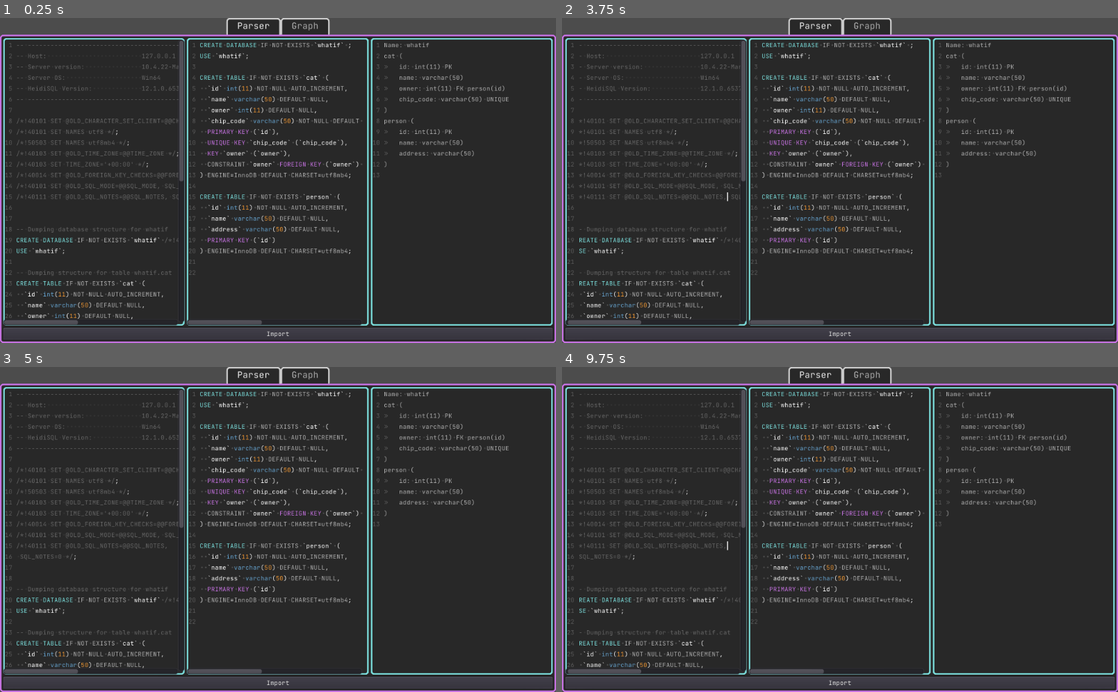
Above: before the commit, frames 1-4 (two rows, left to right).
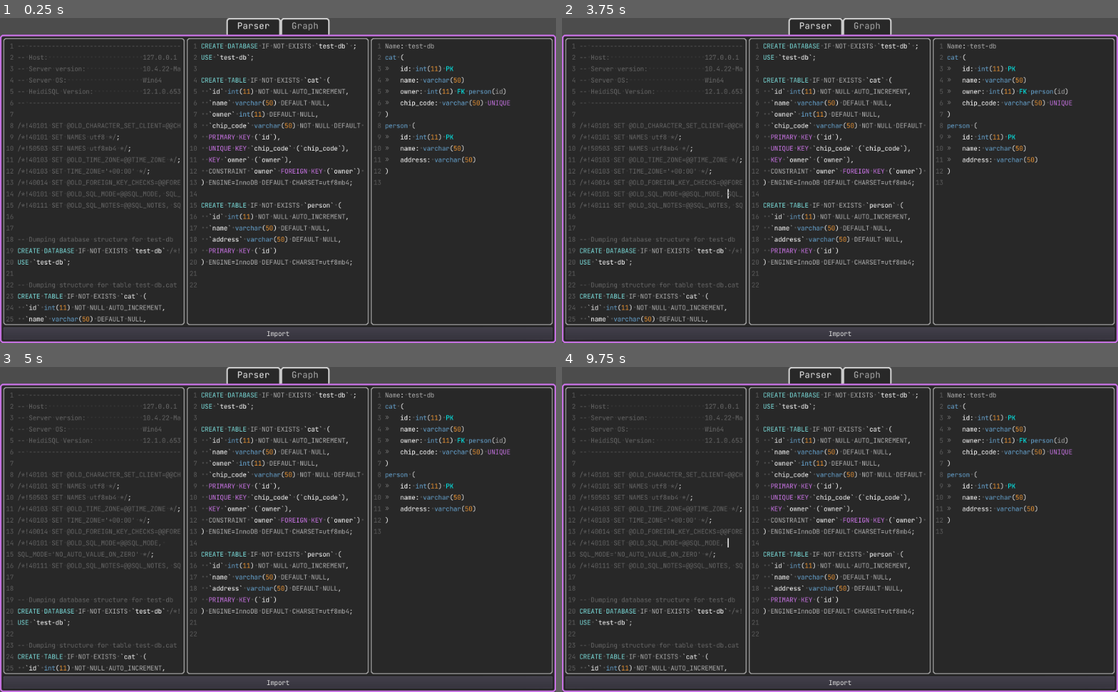
Above: after the commit, the same moments.

Repository: GArysTrousers/sql-grapher
Game: Godot game, scene res://Main.tscn
Same seed, same stepped clock (60 frames per second), same inputs: the game is played once before the commit and once after it.
Inputs (mouse positions are in pixels of both pictures, inside the frame that each line leads up to):
- Up to frame 1 (0.25 s): no input
- Up to frame 2 (3.75 s): click "Import" at 0.5 s; click "Import" at 1.25 s; click "Import" at 2 s; tap Enter at 2.75 s; move the mouse to (962, 164) at 2.77 s; press the mouse at (962, 164) at 2.78 s; tap Space at 3.5 s; move the mouse to (728, 196) at 3.52 s; release the mouse at (728, 196) at 3.53 s; click (728, 196) at 3.6 s
- Up to frame 3 (5 s): tap Enter at 4.25 s; move the mouse to (333, 458) at 4.27 s; press the mouse at (333, 458) at 4.28 s
- Up to frame 4 (9.75 s): tap Space at 5, 6.5 s; move the mouse to (812, 594) at 5.02 s; release the mouse at (812, 594) at 5.03 s; click (812, 594) at 5.1 s; tap Enter at 5.75 s; move the mouse to (1006, 578) at 5.77 s; press the mouse at (1006, 578) at 5.78 s; move the mouse to (673, 480) at 6.52 s; release the mouse at (673, 480) at 6.53 s; click (673, 480) at 6.6 s; move the mouse to (867, 529) at 7.27 s; press the mouse at (867, 529) at 7.28 s; move the mouse to (756, 448) at 8.02 s; release the mouse at (756, 448) at 8.03 s; click (756, 448) at 8.1 s; move the mouse to (962, 513) at 8.77 s; press the mouse at (962, 513) at 8.78 s; move the mouse to (728, 545) at 9.52 s; release the mouse at (728, 545) at 9.53 s; click (728, 545) at 9.6 s

The runs differ from the first frame. In frame 1, 14% of the frame differs, in the area x 0-100%, y 6-99%; in frame 2, 14%; in frame 3, 13%; in frame 4, 13%.

Commit message:
[add] graph

Diff:
--- a/Main.gd
+++ b/Main.gd
@@ -46,7 +46,7 @@
 		if res:
 			match res.get_string('command'):
 				"CREATE DATABASE":
-					var db = Database.new().parse(c)
+					var db = Sql.Database.new().parse(c)
 					db_list.append(db)
 				"USE":
 					var db_name = parse_use(c)
@@ -56,7 +56,7 @@
 							break
 				"CREATE TABLE":
 					if selected_db_index >= 0:
-						var table = Table.new().parse(c)
+						var table = Sql.Table.new().parse(c)
 						db_list[selected_db_index].tables.append(table)
 
 	var output = ""
@@ -64,112 +64,10 @@
 		output += db.to_string()
 	get_node("%ParserOutput").text = output
 
+	if db_list.size() > 0:
+		$TabContainer/Graph/ViewportContainer/Viewport/Graph.set_database(db_list[0])
+
 func parse_use(command:String):
 	var re = RegEx.new()
 	re.compile('USE `(.+)`')
 	return re.search(command).get_string(1)
-
-class Database:
-	var name:String
-	var tables:Array = []
-
-	func parse(command:String) -> Database:
-		var res = Sql.parse(command, Sql.CreateDatabase)
-		name = res.get_string("name")
-		return self
-
-	func _to_string():
-		var tbs = ""
-		for t in tables:
-			tbs += t.to_string() + '\n'
-		var output = "Name: %s\n%s" % [name, tbs]
-		return output
-
-class Table:
-	var name:String
-	var cols:Array = []
-
-	func parse(command:String) -> Table:
-		var res = Sql.parse(command, Sql.CreateTable)
-		name = res.get_string("name")
-		var cols_commands = res.get_string("cols").split(',')
-
-		for c in cols_commands:
-			if Sql.parse(c, Sql.CreateColumn):
-				cols.append(Column.new().parse(c))
-			elif Sql.parse(c, Sql.SetPrimaryKey):
-				add_primary_key(c)
-			elif Sql.parse(c, Sql.SetUniqueKey):
-				add_unique_key(c)
-			elif Sql.parse(c, Sql.SetForeignKey):
-				add_foreign_key(c)
-		return self
-
-	func add_primary_key(command):
-		var res = Sql.parse(command, Sql.SetPrimaryKey)
-		if res:
-			var col = res.get_string('name')
-			for c in cols.size():
-				if cols[c].name == col:
-					cols[c].primary_key = true
-					return
-
-	func add_unique_key(command):
-		var res = Sql.parse(command, Sql.SetUniqueKey)
-		if res:
-			var col = res.get_string('name')
-			for c in cols.size():
-				if cols[c].name == col:
-					cols[c].unique_key = true
-					return
-
-	func add_foreign_key(command):
-		var res = Sql.parse(command, Sql.SetForeignKey)
-		if res:
-			var local_key = res.get_string('l_key')
-			var foreign_table = res.get_string('f_table')
-			var foreign_key = res.get_string('f_key')
-			for c in cols.size():
-				if cols[c].name == local_key:
-					cols[c].foreign_key = ForeignKey.new(foreign_table, foreign_key)
-
-	func _to_string():
-		var cols_str = ""
-		for c in cols:
-			cols_str += c.to_string() + '\n'
-		var output = "%s (\n%s)" % [name, cols_str]
-		return output
-
-class Column:
-	var name:String
-	var type:String
-	var primary_key:bool
-	var unique_key:bool
-	var foreign_key:ForeignKey
-
-	func parse(command:String) -> Column:
-		var re = RegEx.new()
-		var res
-		res = Sql.parse(command, Sql.CreateColumn)
-		name = res.get_string("name")
-		type = res.get_string("type")
-		return self
-
-	func _to_string():
-		var output = "\t%s: %s" % [name, type]
-		if primary_key:
-			output += " PK"
-		if unique_key:
-			output += " UNIQUE"
-		if foreign_key:
-			output += " FK %s(%s)" % [foreign_key.table_name, foreign_key.col_name]
-		return output
-
-
-class ForeignKey:
-	var table_name:String
-	var col_name:String
-
-	func _init(t, c):
-		table_name = t
-		col_name = c
--- a/Main.tscn
+++ b/Main.tscn
@@ -1,7 +1,12 @@
-[gd_scene load_steps=11 format=2]
+[gd_scene load_steps=17 format=2]
 
 [ext_resource path="res://Main.gd" type="Script" id=1]
 [ext_resource path="res://SqlTextEdit.gd" type="Script" id=2]
+[ext_resource path="res://SqlSummeryTextEdit.gd" type="Script" id=3]
+[ext_resource path="res://graph/Graph.tscn" type="PackedScene" id=4]
+[ext_resource path="res://graph/GraphHolder.gd" type="Script" id=5]
+
+[sub_resource type="StyleBoxEmpty" id=9]
 
 [sub_resource type="StyleBoxFlat" id=7]
 content_margin_left = 6.0
@@ -44,35 +49,51 @@
 corner_radius_top_right = 6
 
 [sub_resource type="StyleBoxFlat" id=4]
-bg_color = Color( 0.156863, 0.156863, 0.156863, 1 )
-border_width_left = 3
-border_width_top = 3
-border_width_right = 3
-border_width_bottom = 3
-border_color = Color( 0.482353, 0.870588, 0.862745, 1 )
+content_margin_left = 5.0
+content_margin_right = 5.0
+content_margin_top = 5.0
+content_margin_bottom = 5.0
+bg_color = Color( 0.156863, 0.156863, 0.156863, 1 )
+border_width_left = 2
+border_width_top = 2
+border_width_right = 2
+border_width_bottom = 2
+border_color = Color( 0.611765, 0.611765, 0.611765, 1 )
 corner_radius_top_left = 6
 corner_radius_top_right = 6
 corner_radius_bottom_right = 6
 corner_radius_bottom_left = 6
 
+[sub_resource type="StyleBoxEmpty" id=10]
+
+[sub_resource type="StyleBoxEmpty" id=11]
+
 [sub_resource type="DynamicFont" id=2]
-size = 11
-font_data = SubResource( 1 )
+size = 12
+use_filter = true
+font_data = SubResource( 6 )
 
 [sub_resource type="Theme" id=3]
 default_font = SubResource( 2 )
+HScrollBar/styles/grabber = SubResource( 9 )
+HScrollBar/styles/grabber_highlight = SubResource( 9 )
+HScrollBar/styles/grabber_pressed = SubResource( 9 )
+HScrollBar/styles/scroll = SubResource( 9 )
+HScrollBar/styles/scroll_focus = SubResource( 9 )
 PanelContainer/styles/panel = SubResource( 7 )
 TabContainer/fonts/font = SubResource( 8 )
 TabContainer/styles/panel = SubResource( 5 )
-TabContainer/styles/tab_bg = SubResource( 6 )
-TabContainer/styles/tab_disabled = SubResource( 6 )
-TabContainer/styles/tab_fg = SubResource( 6 )
+TabContainer/styles/tab_bg = SubResource( 12 )
+TabContainer/styles/tab_disabled = SubResource( 12 )
+TabContainer/styles/tab_fg = SubResource( 12 )
 TextEdit/colors/font_color = Color( 0.678431, 0.678431, 0.678431, 1 )
 TextEdit/colors/font_color_readonly = Color( 0.678431, 0.678431, 0.678431, 1 )
 TextEdit/styles/completion = SubResource( 4 )
 TextEdit/styles/focus = SubResource( 4 )
 TextEdit/styles/normal = SubResource( 4 )
 TextEdit/styles/read_only = SubResource( 4 )
+VScrollBar/styles/grabber = SubResource( 10 )
+VScrollBar/styles/scroll = SubResource( 11 )
 
 [node name="Main" type="Control"]
 anchor_right = 1.0
@@ -99,14 +120,14 @@
 
 [node name="HSplitContainer" type="HBoxContainer" parent="TabContainer/Parser/Parser"]
 margin_right = 1012.0
-margin_bottom = 531.0
+margin_bottom = 530.0
 size_flags_horizontal = 3
 size_flags_vertical = 3
 
 [node name="SqlInput" type="TextEdit" parent="TabContainer/Parser/Parser/HSplitContainer"]
 unique_name_in_owner = true
 margin_right = 334.0
-margin_bottom = 531.0
+margin_bottom = 530.0
 size_flags_horizontal = 3
 size_flags_vertical = 3
 text = "-- --------------------------------------------------------
@@ -126,11 +147,11 @@
 /*!40111 SET @OLD_SQL_NOTES=@@SQL_NOTES, SQL_NOTES=0 */;
 
 
--- Dumping database structure for whatif
-CREATE DATABASE IF NOT EXISTS `whatif` /*!40100 DEFAULT CHARACTER SET utf8mb4 */;
-USE `whatif`;
-
--- Dumping structure for table whatif.cat
+-- Dumping database structure for test-db
+CREATE DATABASE IF NOT EXISTS `test-db` /*!40100 DEFAULT CHARACTER SET utf8mb4 */;
+USE `test-db`;
+
+-- Dumping structure for table test-db.cat
 CREATE TABLE IF NOT EXISTS `cat` (
   `id` int(11) NOT NULL AUTO_INCREMENT,
   `name` varchar(50) DEFAULT NULL,
@@ -144,7 +165,7 @@
 
 -- Data exporting was unselected.
 
--- Dumping structure for table whatif.person
+-- Dumping structure for table test-db.person
 CREATE TABLE IF NOT EXISTS `person` (
   `id` int(11) NOT NULL AUTO_INCREMENT,
   `name` varchar(50) DEFAULT NULL,
@@ -169,7 +190,7 @@
 unique_name_in_owner = true
 margin_left = 338.0
 margin_right = 673.0
-margin_bottom = 531.0
+margin_bottom = 530.0
 size_flags_horizontal = 3
 size_flags_vertical = 3
 readonly = true
@@ -182,32 +203,41 @@
 unique_name_in_owner = true
 margin_left = 677.0
 margin_right = 1012.0
-margin_bottom = 531.0
+margin_bottom = 530.0
 size_flags_horizontal = 3
 size_flags_vertical = 3
 readonly = true
 show_line_numbers = true
 draw_tabs = true
 draw_spaces = true
+script = ExtResource( 3 )
 
 [node name="Import" type="Button" parent="TabContainer/Parser/Parser"]
-margin_top = 535.0
+margin_top = 534.0
 margin_right = 1012.0
 margin_bottom = 557.0
 text = "Import"
 
 [node name="Graph" type="PanelContainer" parent="TabContainer"]
 visible = false
+margin_top = 31.0
 margin_right = 12.0
 margin_bottom = 12.0
 
-[node name="Graph" type="TextureRect" parent="TabContainer/Graph"]
-anchor_right = 1.0
-anchor_bottom = 1.0
-margin_left = 4.0
-margin_top = 41.0
-margin_right = -4.0
-margin_bottom = 29.0
-size_flags_horizontal = 3
+[node name="ViewportContainer" type="ViewportContainer" parent="TabContainer/Graph"]
+margin_left = 6.0
+margin_top = 6.0
+margin_right = 6.0
+margin_bottom = 6.0
+script = ExtResource( 5 )
+
+[node name="Viewport" type="Viewport" parent="TabContainer/Graph/ViewportContainer"]
+size = Vector2( 100, 100 )
+handle_input_locally = false
+render_target_update_mode = 0
+physics_object_picking = true
+
+[node name="Graph" parent="TabContainer/Graph/ViewportContainer/Viewport" instance=ExtResource( 4 )]
 
 [connection signal="pressed" from="TabContainer/Parser/Parser/Import" to="." method="_on_Import_pressed"]
+[connection signal="visibility_changed" from="TabContainer/Graph" to="TabContainer/Graph/ViewportContainer" method="_on_Graph_visibility_changed"]
--- a/Sql.gd
+++ b/Sql.gd
@@ -44,3 +44,111 @@
 
 func parse(command, pattern) -> RegExMatch:
 	return get(pattern).search(command)
+
+
+# Data classes
+class Database:
+	var name:String
+	var tables:Array = []
+
+	func parse(command:String) -> Database:
+		var res = Sql.parse(command, Sql.CreateDatabase)
+		name = res.get_string("name")
+		return self
+
+	func _to_string():
+		var tbs = ""
+		for t in tables:
+			tbs += t.to_string() + '\n'
+		var output = "Name: %s\n%s" % [name, tbs]
+		return output
+
+
+class Table:
+	var name:String
+	var cols:Array = []
+
+	func parse(command:String) -> Table:
+		var res = Sql.parse(command, Sql.CreateTable)
+		name = res.get_string("name")
+		var cols_commands = res.get_string("cols").split(',')
+
+		for c in cols_commands:
+			if Sql.parse(c, Sql.CreateColumn):
+				cols.append(Column.new().parse(c))
+			elif Sql.parse(c, Sql.SetPrimaryKey):
+				add_primary_key(c)
+			elif Sql.parse(c, Sql.SetUniqueKey):
+				add_unique_key(c)
+			elif Sql.parse(c, Sql.SetForeignKey):
+				add_foreign_key(c)
+		return self
+
+	func add_primary_key(command):
+		var res = Sql.parse(command, Sql.SetPrimaryKey)
+		if res:
+			var col = res.get_string('name')
+			for c in cols.size():
+				if cols[c].name == col:
+					cols[c].primary_key = true
+					return
+
+	func add_unique_key(command):
+		var res = Sql.parse(command, Sql.SetUniqueKey)
+		if res:
+			var col = res.get_string('name')
+			for c in cols.size():
+				if cols[c].name == col:
+					cols[c].unique_key = true
+					return
+
+	func add_foreign_key(command):
+		var res = Sql.parse(command, Sql.SetForeignKey)
+		if res:
+			var local_key = res.get_string('l_key')
+			var foreign_table = res.get_string('f_table')
+			var foreign_key = res.get_string('f_key')
+			for c in cols.size():
+				if cols[c].name == local_key:
+					cols[c].foreign_key = ForeignKey.new(foreign_table, foreign_key)
+
+	func _to_string():
+		var cols_str = ""
+		for c in cols:
+			cols_str += c.to_string() + '\n'
+		var output = "%s (\n%s)" % [name, cols_str]
+		return output
+
+class Column:
+	var name:String
+	var type:String
+	var primary_key:bool
+	var unique_key:bool
+	var foreign_key:ForeignKey
+
+	func parse(command:String) -> Column:
+		var re = RegEx.new()
+		var res
+		res = Sql.parse(command, Sql.CreateColumn)
+		name = res.get_string("name")
+		type = res.get_string("type")
+		return self
+
+	func _to_string():
+		var output = "\t%s: %s" % [name, type]
+		if primary_key:
+			output += " PK"
+		if unique_key:
+			output += " UNIQUE"
+		if foreign_key:
+			output += " FK %s(%s)" % [foreign_key.table_name, foreign_key.col_name]
+		return output
+
+
+class ForeignKey:
+	var table_name:String
+	var col_name:String
+
+	func _init(t, c):
+		table_name = t
+		col_name = c
--- /dev/null
+++ b/SqlSummeryTextEdit.gd
@@ -0,0 +1,43 @@
+extends TextEdit
+
+var command_keywords = [
+	"CREATE",
+	"DATABASE",
+	"TABLE",
+	"USE"
+]
+var key_keywords = [
+	"KEY",
+	"PRIMARY",
+	"UNIQUE",
+	"FOREIGN",
+]
+
+var command_color = Color('#7bdedc')
+var key_color = Color('#ca74e6')
+var name_color = Color('#ffffff')
+var comment_color = Color('#666666')
+var pk_color = Color('#00FFFF')
+
+var words = {
+	'PK': pk_color,
+	'FK': pk_color
+}
+
+# Called when the node enters the scene tree for the first time.
+func _ready():
+	syntax_highlighting = true
+
+	for k in command_keywords:
+		add_keyword_color(k, command_color)
+	for k in key_keywords:
+		add_keyword_color(k, key_color)
+
+	add_color_region('	', ':', name_color, false)
+
+	for w in words:
+		add_keyword_color(w, words[w])
+
+# Called every frame. 'delta' is the elapsed time since the previous frame.
+#func _process(delta):
+#	pass
--- /dev/null
+++ b/graph/Graph.gd
@@ -0,0 +1,75 @@
+extends Node2D
+
+var active:bool = true
+var lock_rotation = true
+
+var connections = []
+var force:Vector2
+
+func _ready():
+	pass # Replace with function body.
+
+func _physics_process(delta):
+	if active:
+		for con in connections:
+			force = con.get_force()
+			con.a.apply_central_impulse(force)
+			con.b.apply_central_impulse(-force)
+		update()
+
+func _draw():
+	for con in connections:
+		draw_line(con.a.position, con.b.position, Color.white, 3, true)
+
+func set_database(db:Sql.Database):
+	var table_map = {}
+	for i in db.tables.size():
+		var t = preload("res://graph/TableNode.tscn").instance()
+		t.init(db.tables[i])
+		add_child(t)
+		t.position.x = i * 100
+		table_map[db.tables[i].name] = t
+
+	for table in db.tables:
+		for col in table.cols:
+			if col.foreign_key:
+				make_connection(
+					table_map[table.name],
+					table_map[col.foreign_key.table_name],
+					300
+				)
+
+func make_connection(a, b, dist, remove_if_exists:bool = false):
+	if !a or !b:
+		return
+	for con in connections:
+		if con.is_same(a, b):
+			if remove_if_exists:
+				connections.erase(con)
+			return
+	connections.append(Connection.new(a, b, dist))
+
+func _on_LockRotation_pressed():
+	if get_node("%LockRotation").pressed:
+		print("locked")
+		for t in get_tree().get_nodes_in_group("table_nodes"):
+			t.mode = RigidBody2D.MODE_CHARACTER
+			t.rotation = 0
+	else:
+		print("unlocked")
+		for t in get_tree().get_nodes_in_group("table_nodes"):
+			t.mode = RigidBody2D.MODE_RIGID
+
+class Connection:
+	var a:Node2D
+	var b:Node2D
+	var dist:float
+	func _init(a:Node2D, b:Node2D, dist:float):
+		self.a = a
+		self.b = b
+		self.dist = dist
+
+	func get_force():
+		return a.position.direction_to(b.position) * (a.position.distance_to(b.position) - dist)
+	func is_same(a, b):
+		return (self.a == a && self.b == b) || (self.b == a && self.a == b)
--- /dev/null
+++ b/graph/Graph.tscn
@@ -0,0 +1,24 @@
+[gd_scene load_steps=2 format=2]
+
+[ext_resource path="res://graph/Graph.gd" type="Script" id=1]
+
+[node name="Graph" type="Node2D"]
+script = ExtResource( 1 )
+
+[node name="Camera2D" type="Camera2D" parent="."]
+current = true
+
+[node name="UI" type="CanvasLayer" parent="."]
+
+[node name="HBoxContainer" type="HBoxContainer" parent="UI"]
+margin_right = 40.0
+margin_bottom = 40.0
+
+[node name="LockRotation" type="CheckBox" parent="UI/HBoxContainer"]
+unique_name_in_owner = true
+margin_right = 114.0
+margin_bottom = 40.0
+pressed = true
+text = "Lock Rotation"
+
+[connection signal="pressed" from="UI/HBoxContainer/LockRotation" to="." method="_on_LockRotation_pressed"]
--- /dev/null
+++ b/graph/GraphHolder.gd
@@ -0,0 +1,30 @@
+extends ViewportContainer
+
+onready var viewport = $Viewport
+onready var tab = get_parent()
+
+func _ready():
+	get_tree().connect("screen_resized", self, "on_resized")
+	get_parent().connect("visibility_changed", self, "on_resized")
+	set_viewport_size()
+
+func set_viewport_size():
+	yield(get_tree(), "idle_frame")
+	viewport.size = rect_size
+	print(rect_size)
+
+func on_resized():
+	if viewport:
+		viewport.size = Vector2(1,1)
+		call_deferred("set_viewport_size")
+
+func _input(event:InputEvent):
+	if tab.visible:
+		var e = event.duplicate(true)
+		if e is InputEventMouse:
+			e.position -= rect_global_position
+		viewport.unhandled_input(e)
+
+
+func _on_Graph_visibility_changed():
+	$Viewport/Graph.active = tab.visible
--- /dev/null
+++ b/graph/TableNode.gd
@@ -0,0 +1,39 @@
+extends RigidBody2D
+
+var data:Sql.Table
+
+var grabbed:bool = false
+
+func init(table):
+	data = table
+
+func _ready():
+	get_node("%TableName").text = data.name
+	for col in data.cols:
+		var l = Label.new()
+		l.text = col.name
+		l.mouse_filter = Control.MOUSE_FILTER_IGNORE
+		get_node("%Columns").add_child(l)
+
+	yield(get_tree(), "idle_frame")
+	$CollisionShape2D.shape.extents = $Info.rect_size / 2
+
+func _physics_process(delta):
+	if grabbed:
+		if !Input.is_action_pressed("left_click"):
+			grabbed = false
+#		global_position = get_global_mouse_position()
+		apply_central_impulse(get_global_mouse_position() - global_position)
+
+func _on_Table_input_event(viewport, event, shape_idx):
+	if event is InputEventMouseButton:
+		if event.button_index == BUTTON_LEFT:
+			if event.pressed:
+				grabbed = true
+			else:
+				pass
+		elif event.button_index == BUTTON_RIGHT:
+			if event.pressed:
+				pass
+			else:
+				pass
--- /dev/null
+++ b/graph/TableNode.tscn
@@ -0,0 +1,83 @@
+[gd_scene load_steps=8 format=2]
+
+[ext_resource path="res://graph/TableNode.gd" type="Script" id=1]
+
+[sub_resource type="PhysicsMaterial" id=9]
+bounce = 0.19
+
+[sub_resource type="RectangleShape2D" id=1]
+resource_local_to_scene = true
+extents = Vector2( 100, 100 )
+
+[sub_resource type="StyleBoxFlat" id=8]
+content_margin_left = 10.0
+content_margin_right = 10.0
+content_margin_top = 10.0
+content_margin_bottom = 10.0
+bg_color = Color( 0.156863, 0.156863, 0.156863, 1 )
+border_width_left = 3
+border_width_top = 3
+border_width_right = 3
+border_width_bottom = 3
+border_color = Color( 0.482353, 0.870588, 0.862745, 1 )
+corner_radius_top_left = 6
+corner_radius_top_right = 6
+corner_radius_bottom_right = 6
+corner_radius_bottom_left = 6
+
+[sub_resource type="DynamicFontData" id=6]
+font_path = "res://JetBrainsMono-VariableFont_wght.ttf"
+
+[sub_resource type="DynamicFont" id=7]
+size = 15
+use_filter = true
+font_data = SubResource( 6 )
+
+[sub_resource type="Theme" id=5]
+default_font = SubResource( 7 )
+PanelContainer/styles/panel = SubResource( 8 )
+
+[node name="TableNode" type="RigidBody2D" groups=["table_nodes"]]
+input_pickable = true
+mode = 2
+physics_material_override = SubResource( 9 )
+linear_damp = 3.896
+script = ExtResource( 1 )
+
+[node name="CollisionShape2D" type="CollisionShape2D" parent="."]
+shape = SubResource( 1 )
+
+[node name="Info" type="PanelContainer" parent="."]
+grow_horizontal = 2
+grow_vertical = 2
+mouse_filter = 2
+theme = SubResource( 5 )
+
+[node name="List" type="VBoxContainer" parent="Info"]
+margin_left = 10.0
+margin_top = 10.0
+margin_right = 100.0
+margin_bottom = 43.0
+grow_horizontal = 2
+grow_vertical = 2
+mouse_filter = 2
+
+[node name="TableName" type="Label" parent="Info/List"]
+unique_name_in_owner = true
+margin_right = 90.0
+margin_bottom = 21.0
+text = "Table Name"
+
+[node name="HSeparator" type="HSeparator" parent="Info/List"]
+margin_top = 25.0
+margin_right = 90.0
+margin_bottom = 29.0
+
+[node name="Columns" type="VBoxContainer" parent="Info/List"]
+unique_name_in_owner = true
+margin_top = 33.0
+margin_right = 90.0
+margin_bottom = 33.0
+mouse_filter = 2
+
+[connection signal="input_event" from="." to="." method="_on_Table_input_event"]
--- a/project.godot
+++ b/project.godot
@@ -22,9 +22,24 @@
 
 common/drop_mouse_on_gui_input_disabled=true
 
+[input]
+
+left_click={
+"deadzone": 0.5,
+"events": [ Object(InputEventMouseButton,"resource_local_to_scene":false,"resource_name":"","device":0,"alt":false,"shift":false,"control":false,"meta":false,"command":false,"button_mask":0,"position":Vector2( 0, 0 ),"global_position":Vector2( 0, 0 ),"factor":1.0,"button_index":1,"pressed":false,"doubleclick":false,"script":null)
+ ]
+}
+right_click={
+"deadzone": 0.5,
+"events": [ Object(InputEventMouseButton,"resource_local_to_scene":false,"resource_name":"","device":0,"alt":false,"shift":false,"control":false,"meta":false,"command":false,"button_mask":0,"position":Vector2( 0, 0 ),"global_position":Vector2( 0, 0 ),"factor":1.0,"button_index":2,"pressed":false,"doubleclick":false,"script":null)
+ ]
+}
+
 [physics]
 
 common/enable_pause_aware_picking=true
+2d/default_gravity=0
+2d/default_gravity_vector=Vector2( 0, 0 )
 
 [rendering]
 
Not shown: 2 places in Main.tscn that only renumber resources
